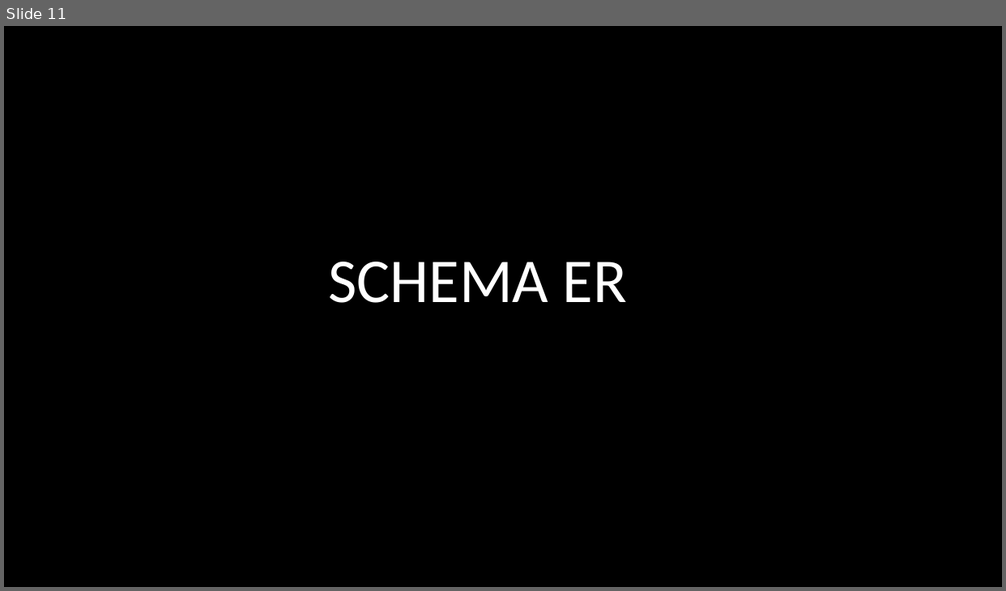
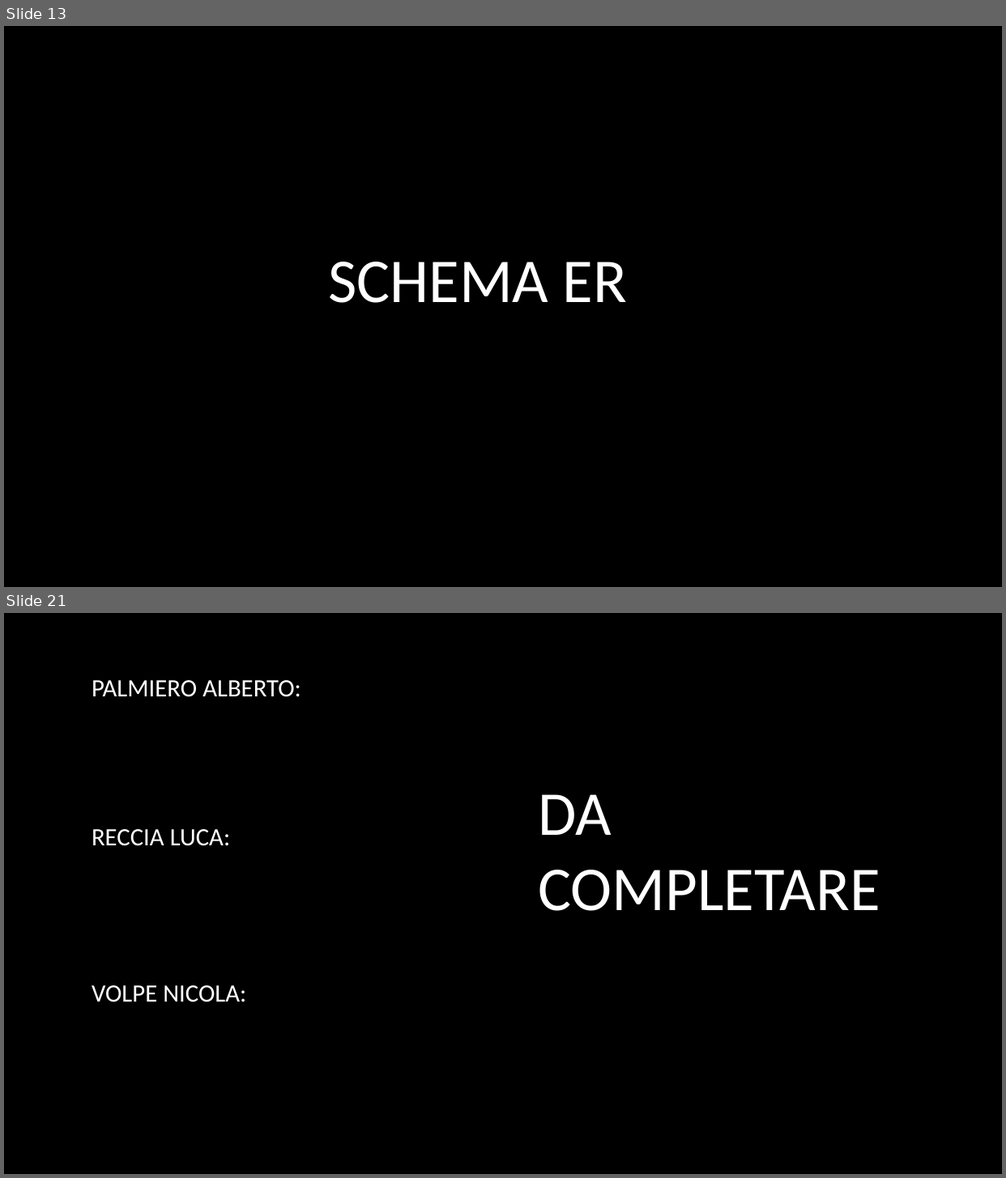
Before and after one commit to DrRek/ProgettoPW, a slide deck: Presentazione/Presentazione Progetto.pptx. Shown one above the other, each under a label of ours: slide 11 before the commit, slides 13 and 21 after it; the slides between them are not shown. The pictures are 1006x591 and 1006x1178 pixels, drawn with LibreOffice and Linux fonts; fonts in the diff are those of the drawing. Boxes give left, top, right and bottom in pixels: in the first picture for what was removed or moved away, otherwise in the second. Text is boxed around its words. In the diff, an @@ line names an element or a change of style, - is before the commit and + after.

Commit message:
Presentazione QUASI completa
Se avete tempo o domattina visionatela e continuatela (perchè non so
come fare le diapositive per il layout e come scrivere la divisione del
lavoro fra membri del team).

```diff
--- a/Presentazione/Presentazione Progetto.pptx
+++ b/Presentazione/Presentazione Progetto.pptx
@@ slide 21 added at bbox=[4, 613, 1002, 1174], background #000000 @@
@@ text added at bbox=[91, 680, 301, 697], 24 pt, text #FFFFFF @@
+PALMIERO ALBERTO:
@@ text added at bbox=[539, 794, 880, 911], 60 pt, text #FFFFFF @@
+DA COMPLETARE
@@ text added at bbox=[91, 829, 231, 846], 24 pt, text #FFFFFF @@
+RECCIA LUCA:
@@ text added at bbox=[91, 986, 246, 1003], 24 pt, text #FFFFFF @@
+VOLPE NICOLA:
@@ what was slide 11 is now slide 13 @@
```
Also in this commit, not shown: 8 other slides added.
